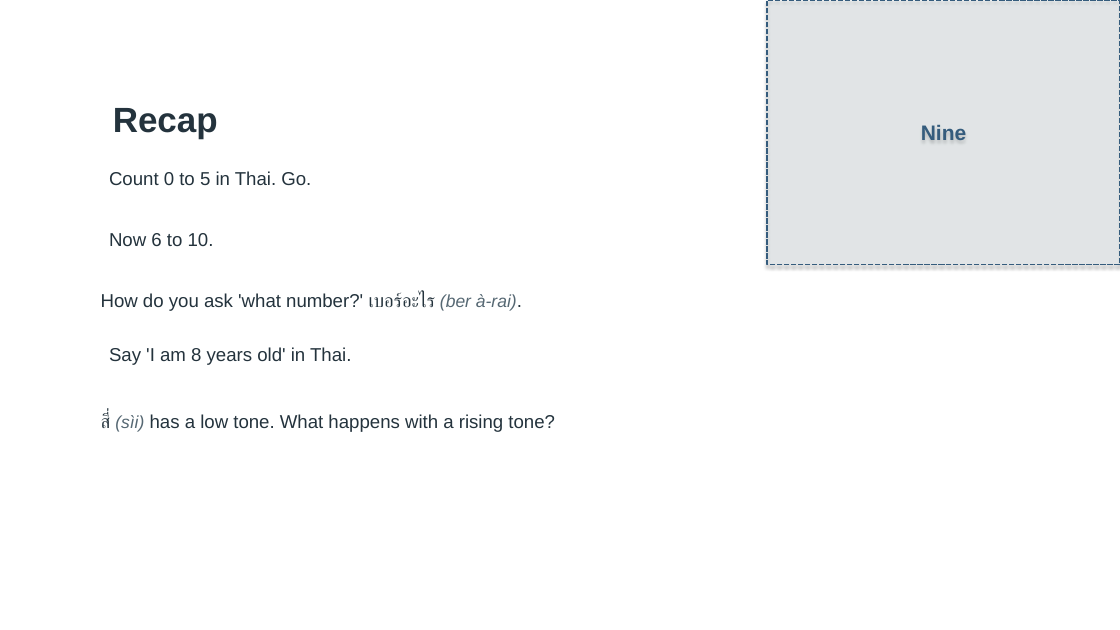
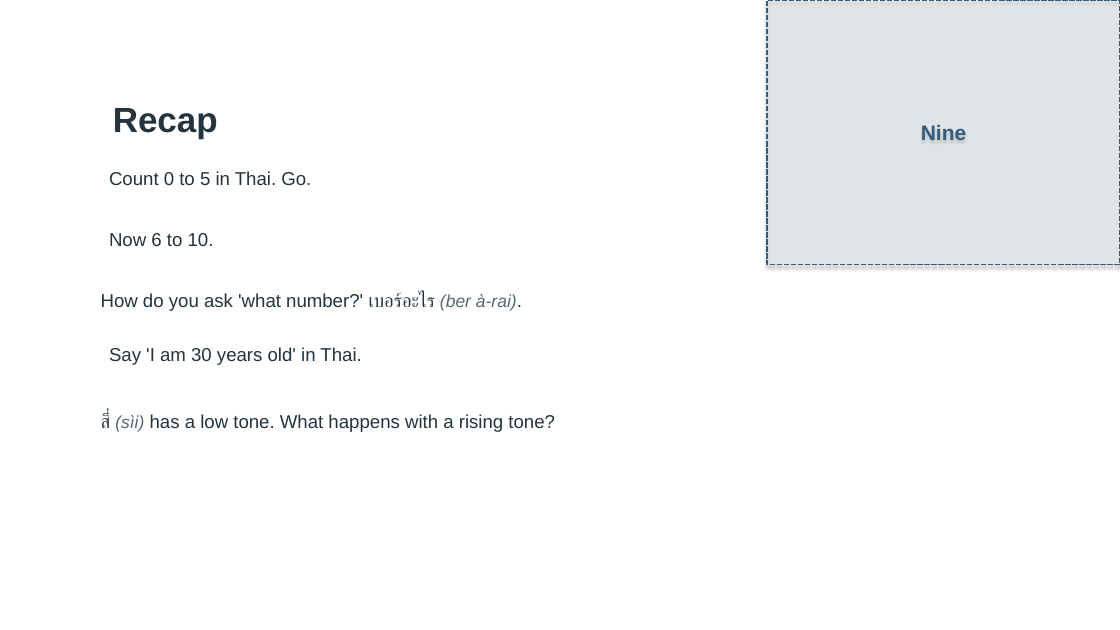
Before and after one commit to OTFTCS/thai-nine, a slide deck: slide 8 of course/modules/M01/L004/M01-L004-canva-deck.pptx (slide 9 before the commit). Drawn at 1120x630 pixels with LibreOffice and Linux fonts; fonts in the diff are those of the drawing; background and template pictures are left out. Boxes give left, top, right and bottom in pixels: in the first picture for what was removed or moved away, otherwise in the second. Text is boxed around its words. In the diff, an @@ line names an element or a change of style, - is before the commit and + after.

```diff
--- a/course/modules/M01/L004/M01-L004-canva-deck.pptx
+++ b/course/modules/M01/L004/M01-L004-canva-deck.pptx
@@ text at <box>109,347,361,365</box>: text changed @@
-Say 'I am 8 years old' in Thai.
+Say 'I am 30 years old' in Thai.
```
Also in this commit, not shown: 3 other slides changed, 2 slides added, 3 slides removed, 7 other files.
